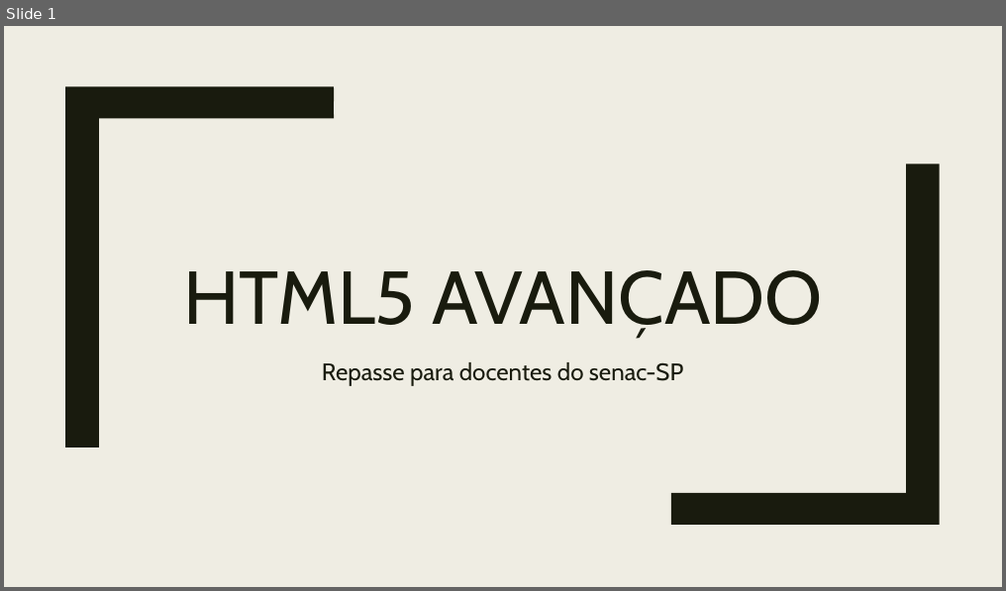
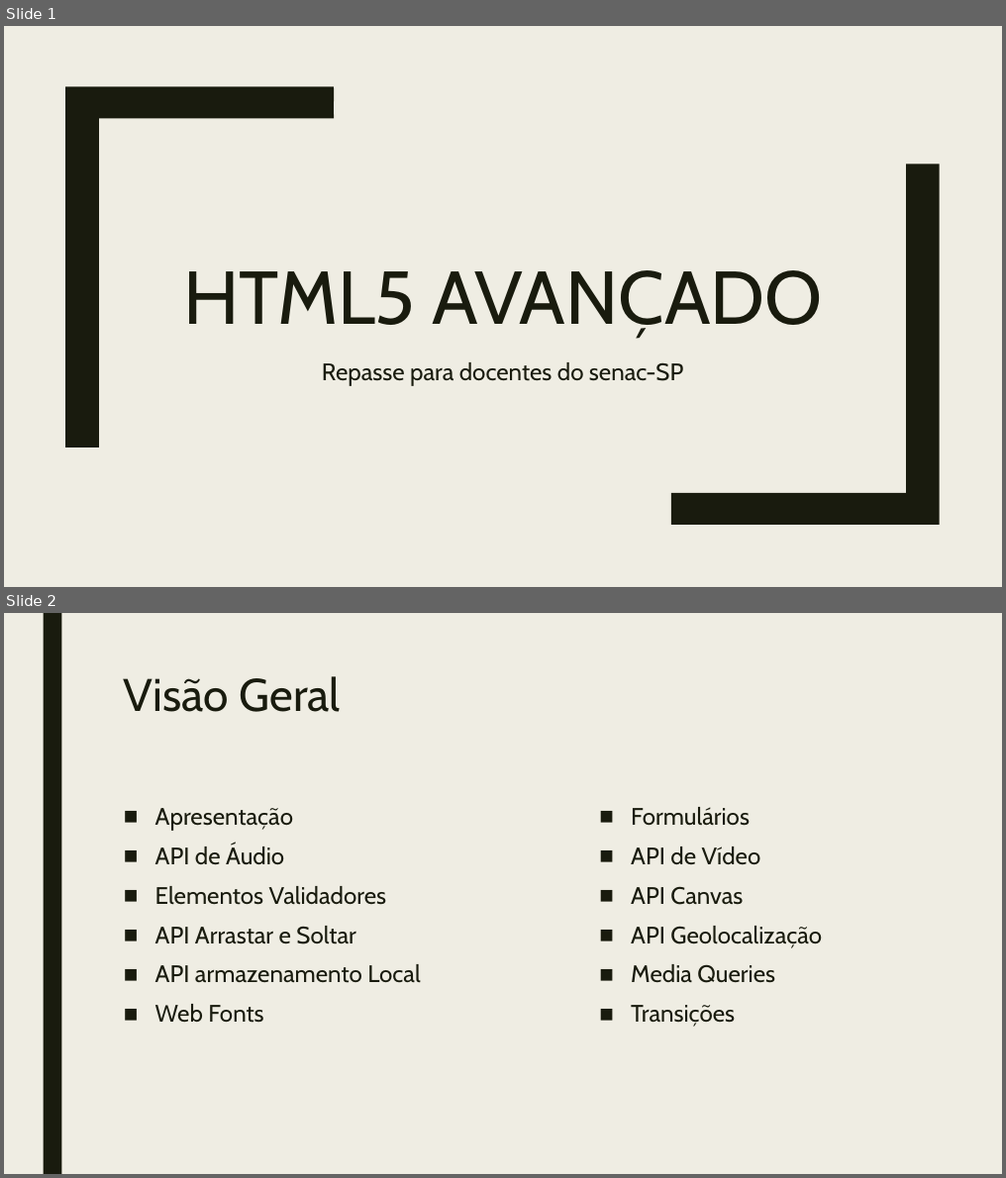
Before and after one commit to rafanonato/html5_avancado, a slide deck: @material/slide_html5.pptx. Shown one above the other, each under a label of ours: slide 1 before the commit, slides 1 and 2 after it. The pictures are 1006x591 and 1006x1178 pixels, drawn with LibreOffice and Linux fonts; fonts in the diff are those of the drawing. Boxes give left, top, right and bottom in pixels: in the first picture for what was removed or moved away, otherwise in the second. Text is boxed around its words. In the diff, an @@ line names an element or a change of style, - is before the commit and + after.

```diff
--- a/@material/slide_html5.pptx
+++ b/@material/slide_html5.pptx
@@ slide 2 added at (4,613,1002,1174), background #EFEDE3 @@
@@ rectangle added at (43,613,61,1174), fill #191B0E @@
@@ title added at (124,676,341,712), 44 pt, text #191B0E @@
+Visão Geral
@@ text added at (155,808,420,1023), 23 pt, text #191B0E @@
+■ Apresentação
+■ API de Áudio
+■ Elementos Validadores
+■ API Arrastar e Soltar
+■ API armazenamento Local
+■ Web Fonts
@@ text added at (631,807,822,1027), 23 pt, text #191B0E @@
+■ Formulários
+■ API de Vídeo
+■ API Canvas
+■ API Geolocalização
+■ Media Queries
+■ Transições
```
Also in this commit, not shown: 1 other slide added.
